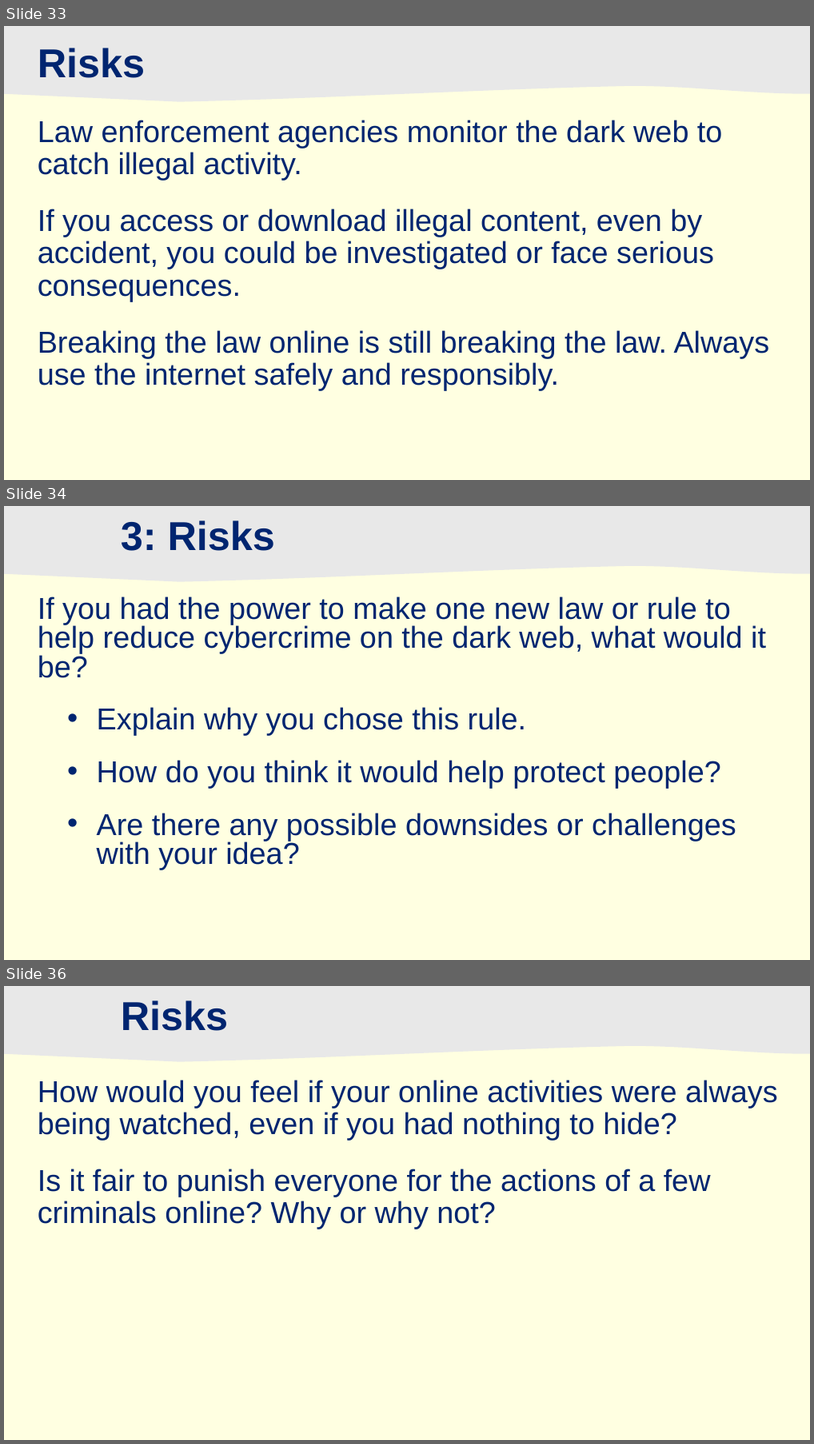
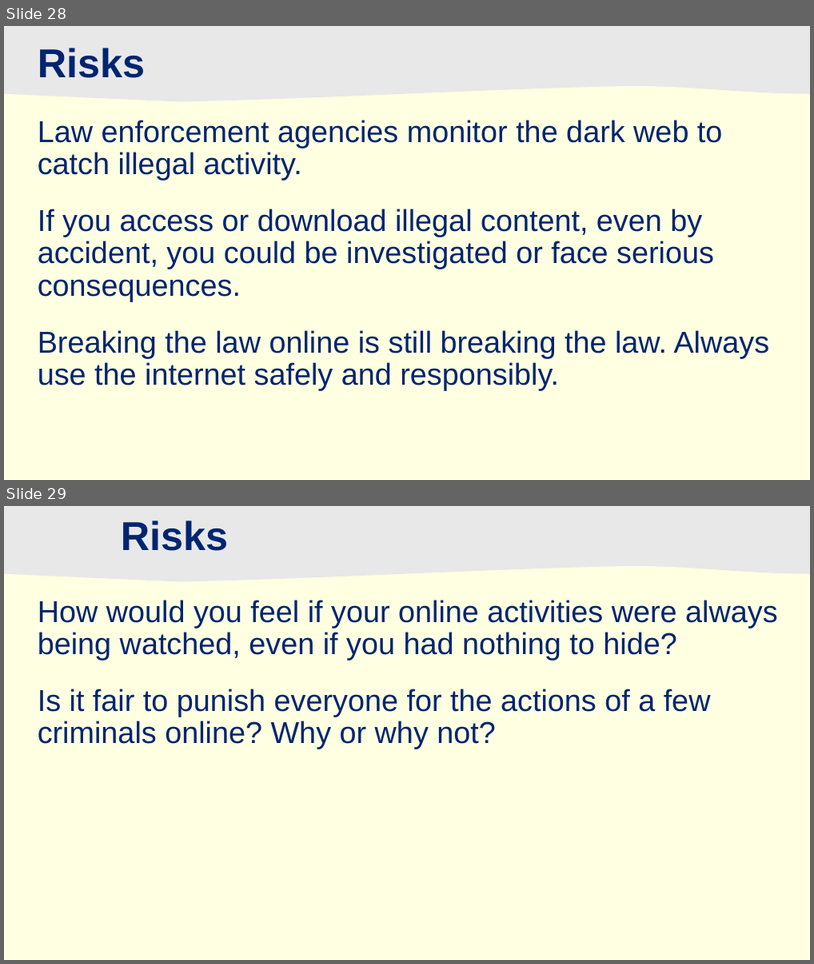
Before and after one commit to JFinnTeacher/TY-Introduction-to-Coding-with-Python, a slide deck: Lesson 05 - Understanding Cyber Threats/05_Cyber_Threats.pptx. Shown one above the other, each under a label of ours: slides 33, 34 and 36 before the commit, slides 28 and 29 after it; the slides between them are not shown. The pictures are 814x1444 and 814x964 pixels, drawn with LibreOffice and Linux fonts; fonts in the diff are those of the drawing; background and template pictures are left out. Boxes give left, top, right and bottom in pixels: in the first picture for what was removed or moved away, otherwise in the second. Text is boxed around its words. In the diff, an @@ line names an element or a change of style, - is before the commit and + after.

```diff
--- a/Lesson 05 - Understanding Cyber Threats/05_Cyber_Threats.pptx
+++ b/Lesson 05 - Understanding Cyber Threats/05_Cyber_Threats.pptx
@@ slide 34 removed at (x1=4, y1=506, x2=810, y2=960), background #FFFFE1; not listed: 1 template element that a slide beside it also shows @@
@@ title removed at (x1=121, y1=520, x2=275, y2=551) @@
-3: Risks
@@ text removed at (x1=38, y1=596, x2=766, y2=869) @@
-If you had the power to make one new law or rule to help reduce cybercrime on the dark web, what would it be?
-• Explain why you chose this rule.
-• How do you think it would help protect people?
-• Are there any possible downsides or challenges with your idea?
@@ what was slide 33 is now slide 28 @@
@@ what was slide 36 is now slide 29 @@
```
Also in this commit, not shown: 1 slide changed, 6 other slides removed, 9 other files.
